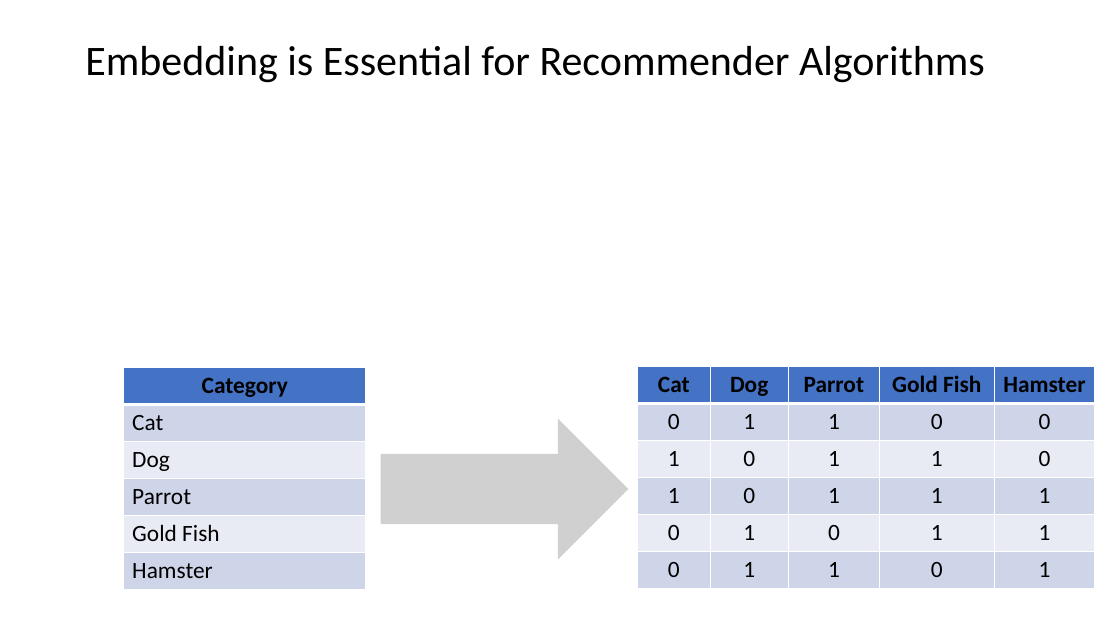
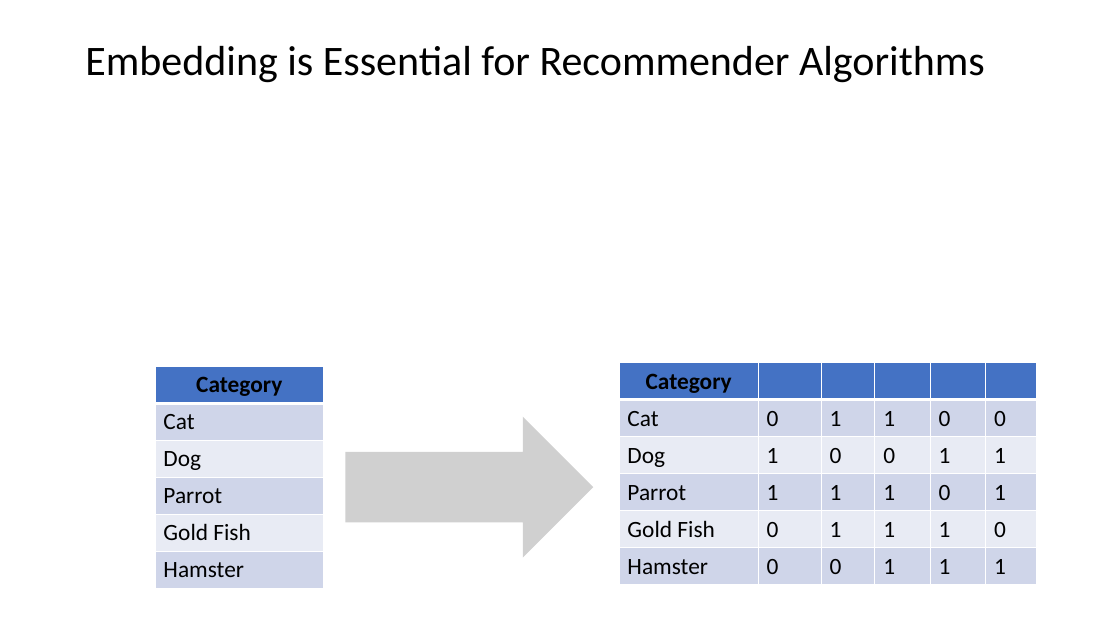
Before and after one commit to harelgabainew/school1, a slide deck: slide 21 of slides/8_RecommenderSystems.pptx. Drawn at 1120x630 pixels with LibreOffice and Linux fonts; fonts in the diff are those of the drawing; grey boxes stand for pictures. Boxes give left, top, right and bottom in pixels: in the first picture for what was removed or moved away, otherwise in the second. Text is boxed around its words. In the diff, an @@ line names an element or a change of style, - is before the commit and + after.

```diff
--- a/slides/8_RecommenderSystems.pptx
+++ b/slides/8_RecommenderSystems.pptx
@@ table: place and size @@
-table at [124, 367, 365, 586]
+table at [155, 366, 324, 585]
@@ table at [619, 363, 1037, 581] @@
-column 1: Cat | 0 | 1 | 1 | 0 | 0
-column 2: Dog | 1 | 0 | 0 | 1 | 1
-column 3: Parrot | 1 | 1 | 1 | 0 | 1
-column 4: Gold Fish | 0 | 1 | 1 | 1 | 0
-column 5: Hamster | 0 | 0 | 1 | 1 | 1
+column 1: Category | Cat | Dog | Parrot | Gold Fish | Hamster
+column 2:  | 0 | 1 | 1 | 0 | 0
+column 3:  | 1 | 0 | 1 | 1 | 0
+column 4:  | 1 | 0 | 1 | 1 | 1
+column 5:  | 0 | 1 | 0 | 1 | 1
+column 6:  | 0 | 1 | 1 | 0 | 1
@@ table: place and size @@
-table at [638, 366, 1095, 585]
+table at [619, 363, 1037, 581]
@@ picture: place and size @@
-picture at [381, 418, 628, 560]
+picture at [345, 417, 593, 558]
```
Also in this commit, not shown: 3 other slides changed.
